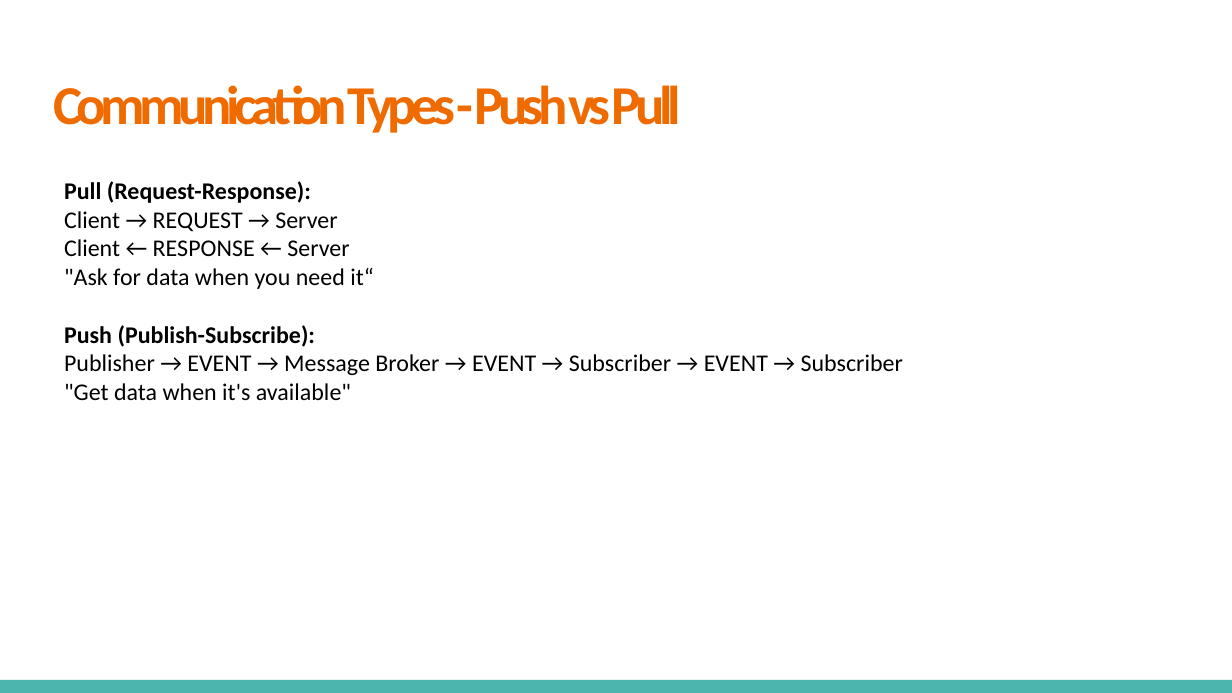
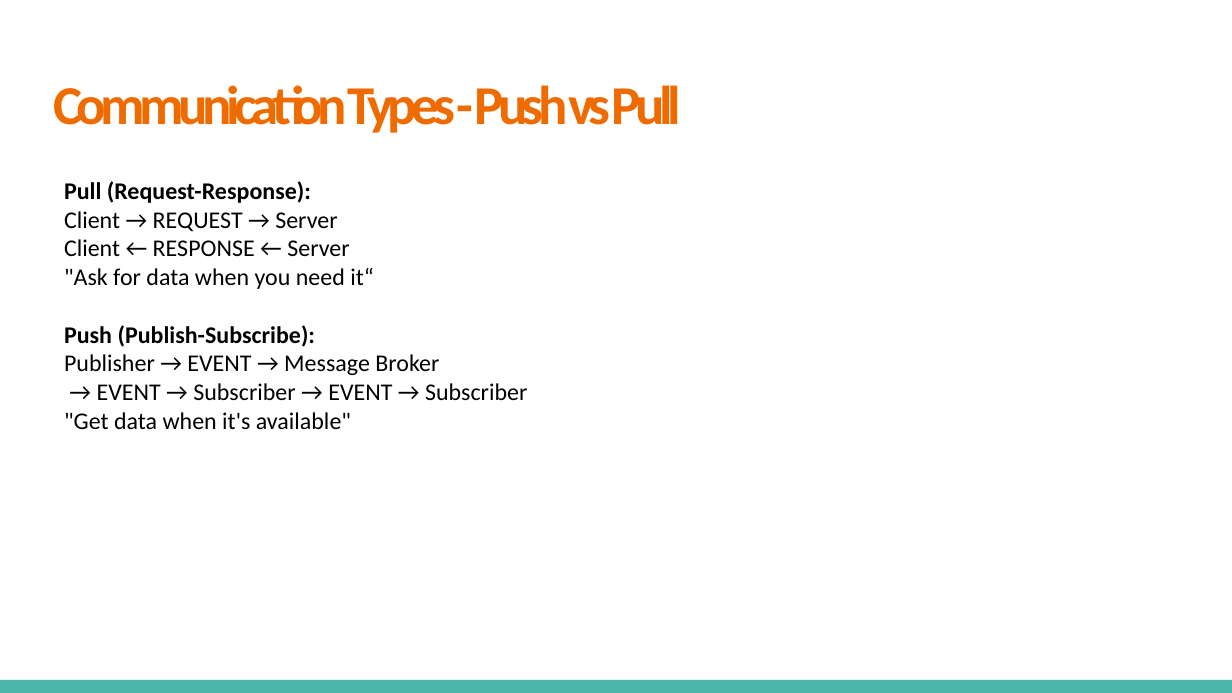
Before and after one commit to VikashChauhan51/system-design, a slide deck: slide 14 of High Level System Design/Fundamentals/4. Communication Networks and Protocols/Communication Networks & Protocols.pptx (slide 8 before the commit). Drawn at 1232x693 pixels with LibreOffice and Linux fonts; fonts in the diff are those of the drawing. Boxes give left, top, right and bottom in pixels: in the first picture for what was removed or moved away, otherwise in the second. Text is boxed around its words. In the diff, an @@ line names an element or a change of style, - is before the commit and + after.

Commit message:
networks  communication and protocols

```diff
--- a/High Level System Design/Fundamentals/4. Communication Networks and Protocols/Communication Networks & Protocols.pptx
+++ b/High Level System Design/Fundamentals/4. Communication Networks and Protocols/Communication Networks & Protocols.pptx
@@ text at [64,354,527,400]: text changed @@
-Publisher → EVENT → Message Broker → EVENT → Subscriber → EVENT → Subscriber
+Publisher → EVENT → Message Broker
+→ EVENT → Subscriber → EVENT → Subscriber
```
Also in this commit, not shown: 4 other slides changed, 24 slides added, 1 slide removed.
